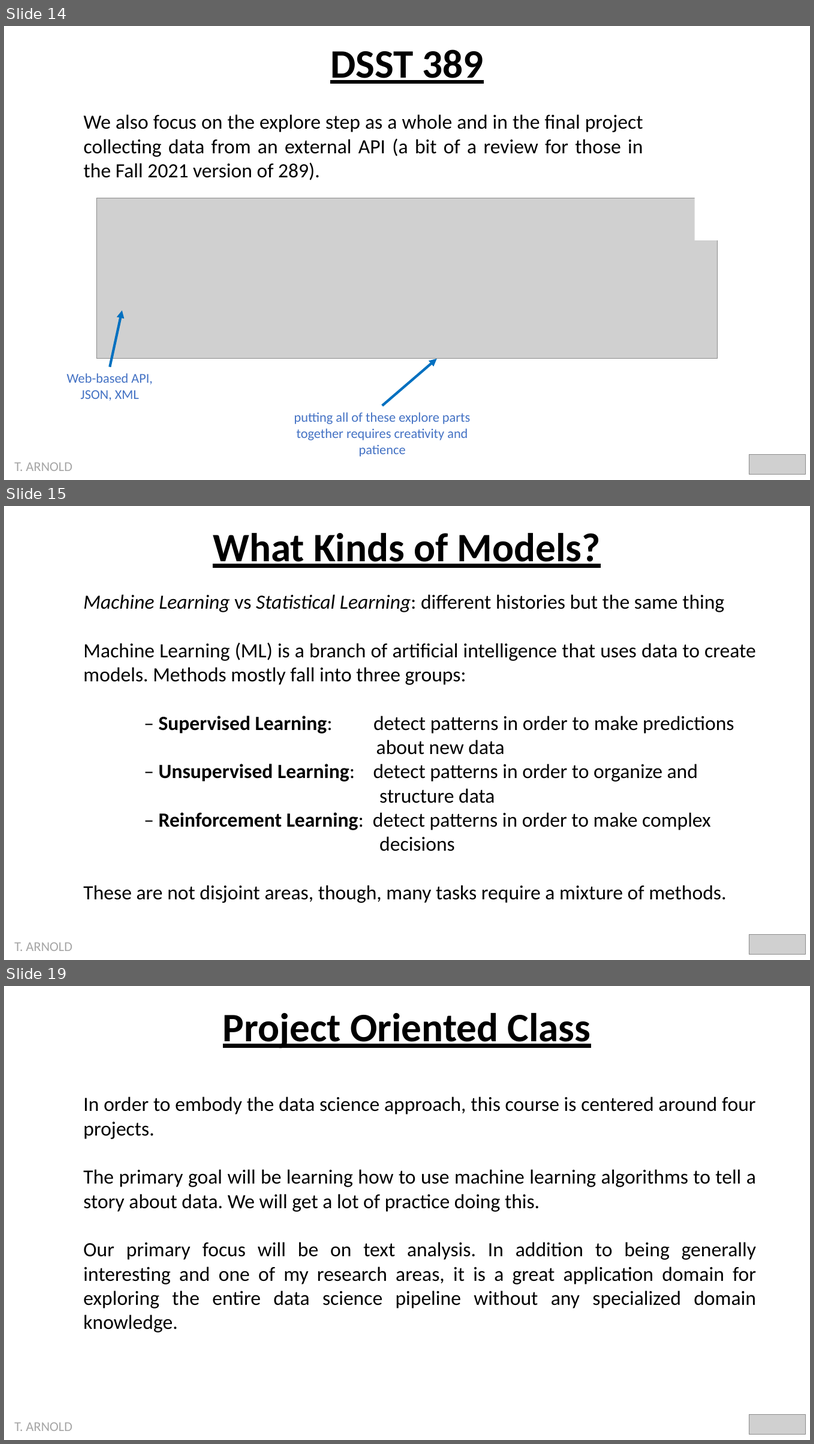
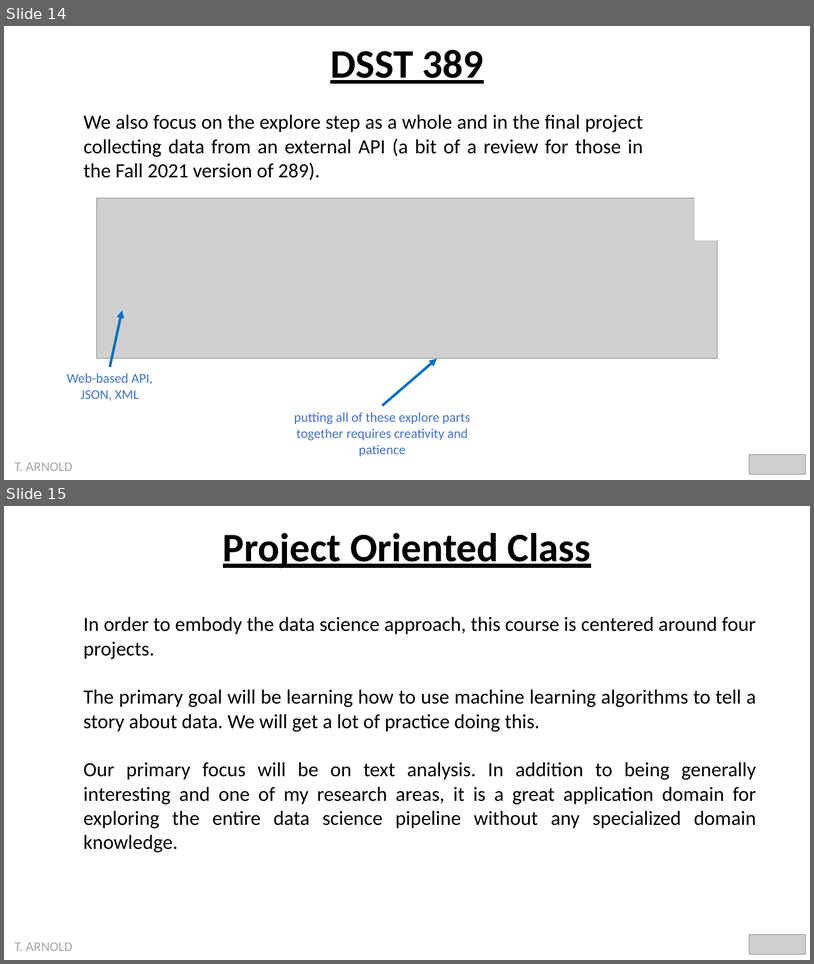
Before and after one commit to statsmaths/dsst389-s23, a slide deck: pslides/00_intro.pptx. Shown one above the other, each under a label of ours: slides 14, 15 and 19 before the commit, slides 14 and 15 after it; the slides between them are not shown. The pictures are 814x1444 and 814x964 pixels, drawn with LibreOffice and Linux fonts; fonts in the diff are those of the drawing; grey boxes stand for pictures. Boxes give left, top, right and bottom in pixels: in the first picture for what was removed or moved away, otherwise in the second. Text is boxed around its words. In the diff, an @@ line names an element or a change of style, - is before the commit and + after.

```diff
--- a/pslides/00_intro.pptx
+++ b/pslides/00_intro.pptx
@@ slide 15 removed at [4, 506, 810, 960], background #FFFFFF @@
@@ text removed at [213, 533, 601, 568] @@
-What Kinds of Models?
@@ text removed at [83, 594, 756, 903] @@
-Machine Learning vs Statistical Learning: different histories but the same thing
-Machine Learning (ML) is a branch of artificial intelligence that uses data to create models. Methods mostly fall into three groups:
-– Supervised Learning: detect patterns in order to make predictions
-about new data
-– Unsupervised Learning: detect patterns in order to organize and
-structure data
-– Reinforcement Learning: detect patterns in order to make complex
-decisions
-These are not disjoint areas, though, many tasks require a mixture of methods.
@@ picture removed at [749, 934, 806, 954] @@
@@ text removed at [14, 942, 72, 951] @@
-T. ARNOLD
@@ what was slide 19 is now slide 15 @@
```
Also in this commit, not shown: 3 slides changed, 3 other slides removed, 3 other files.
